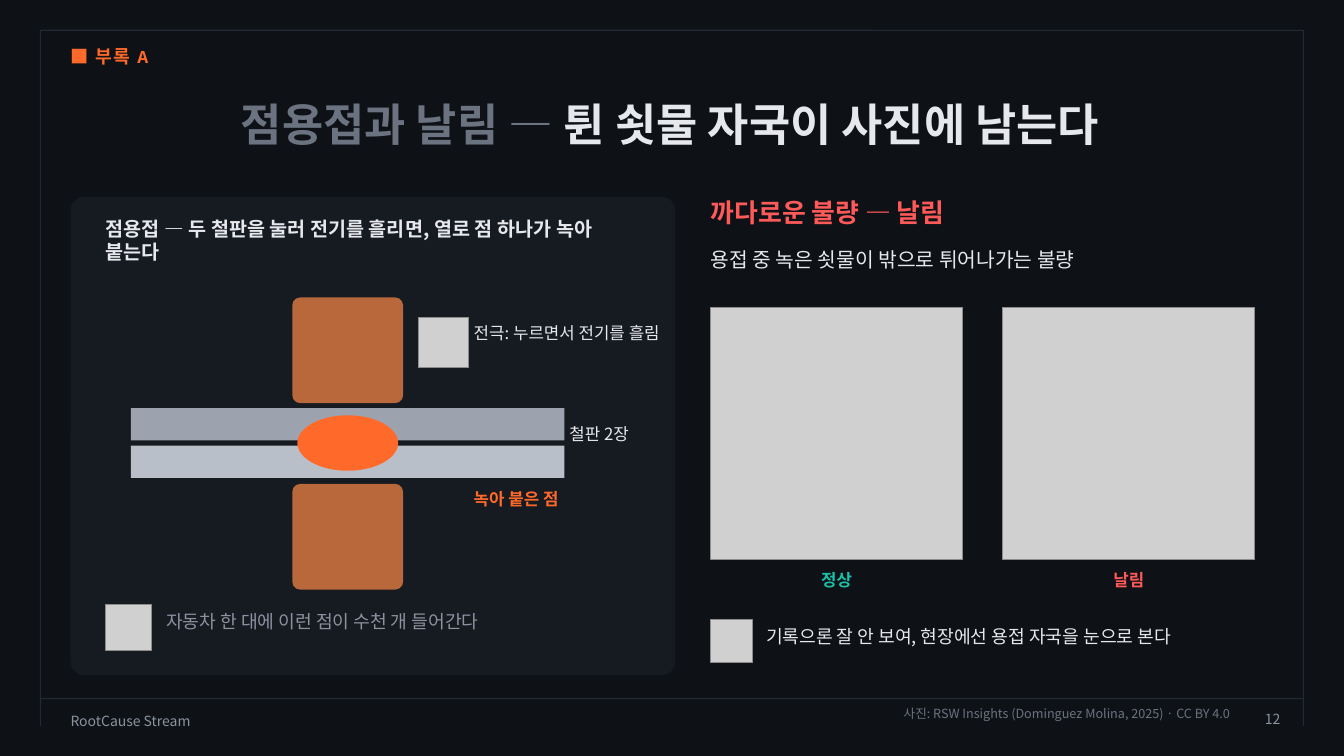
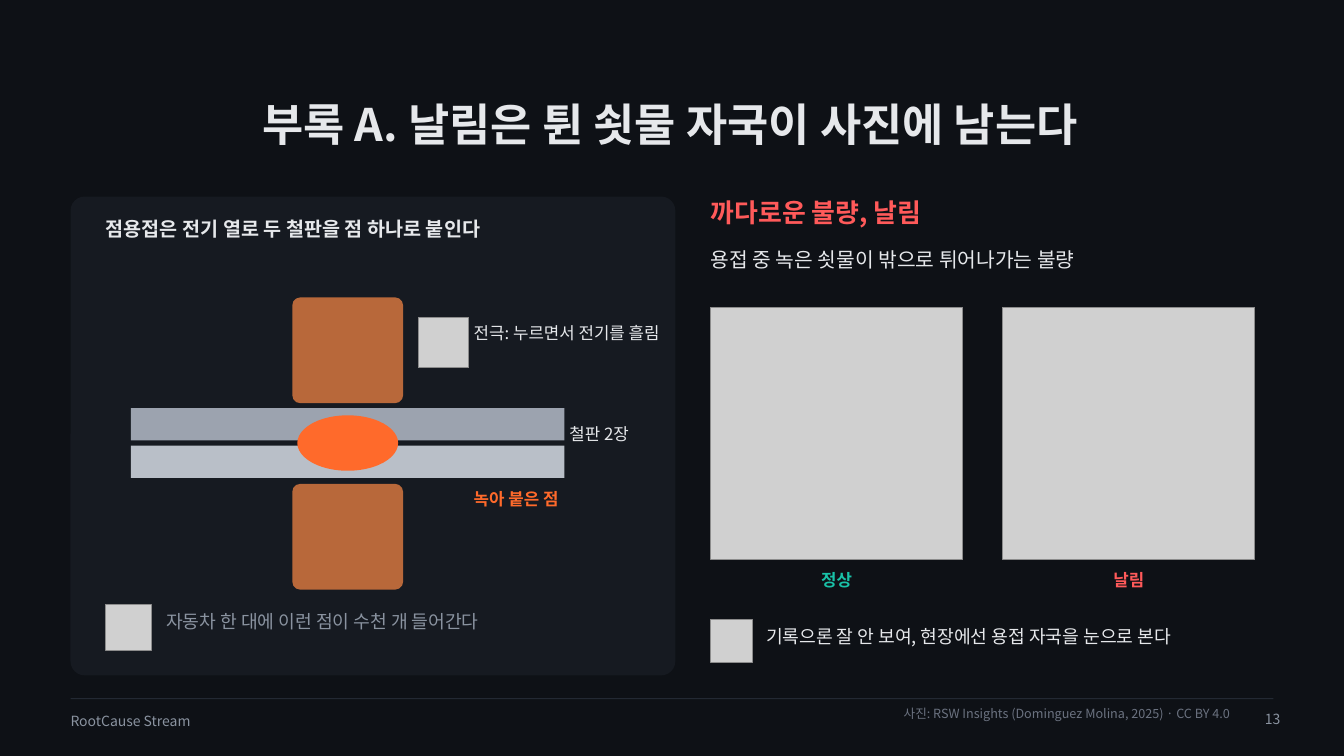
Before and after one commit to dlwogud/rootcause-stream, a slide deck: slide 13 of deck/RootCause_Stream_발표자료.pptx (slide 12 before the commit). Drawn at 1344x756 pixels with LibreOffice and Linux fonts; fonts in the diff are those of the drawing; grey boxes stand for pictures; background and template pictures are left out. Boxes give left, top, right and bottom in pixels: in the first picture for what was removed or moved away, otherwise in the second. Text is boxed around its words. In the diff, an @@ line names an element or a change of style, - is before the commit and + after.

```diff
--- a/deck/RootCause_Stream_발표자료.pptx
+++ b/deck/RootCause_Stream_발표자료.pptx
@@ line removed from (40, 30) to (40, 726) @@
@@ line removed from (40, 30) to (1304, 30) @@
@@ text removed at bbox=[96, 48, 148, 65] @@
-■ 부록 A
@@ line removed from (1304, 30) to (1304, 726) @@
@@ title at bbox=[262, 103, 1078, 145]: text changed @@
-점용접과 날림 — 튄 쇳물 자국이 사진에 남는다
+부록 A. 날림은 튄 쇳물 자국이 사진에 남는다
@@ text at bbox=[711, 200, 922, 228]: text changed @@
-까다로운 불량 — 날림
+까다로운 불량, 날림
@@ text at bbox=[106, 219, 480, 238]: text changed @@
-점용접 — 두 철판을 눌러 전기를 흘리면, 열로 점 하나가 녹아 붙는다
+점용접은 전기 열로 두 철판을 점 하나로 붙인다
@@ line moved from (40, 699) - (1304, 699) to (71, 699) - (1273, 699) @@
@@ page number at bbox=[1265, 713, 1281, 724]: text changed @@
-12
+13
```
Also in this commit, not shown: 17 other slides changed, 1 slide added, 6 other files.
